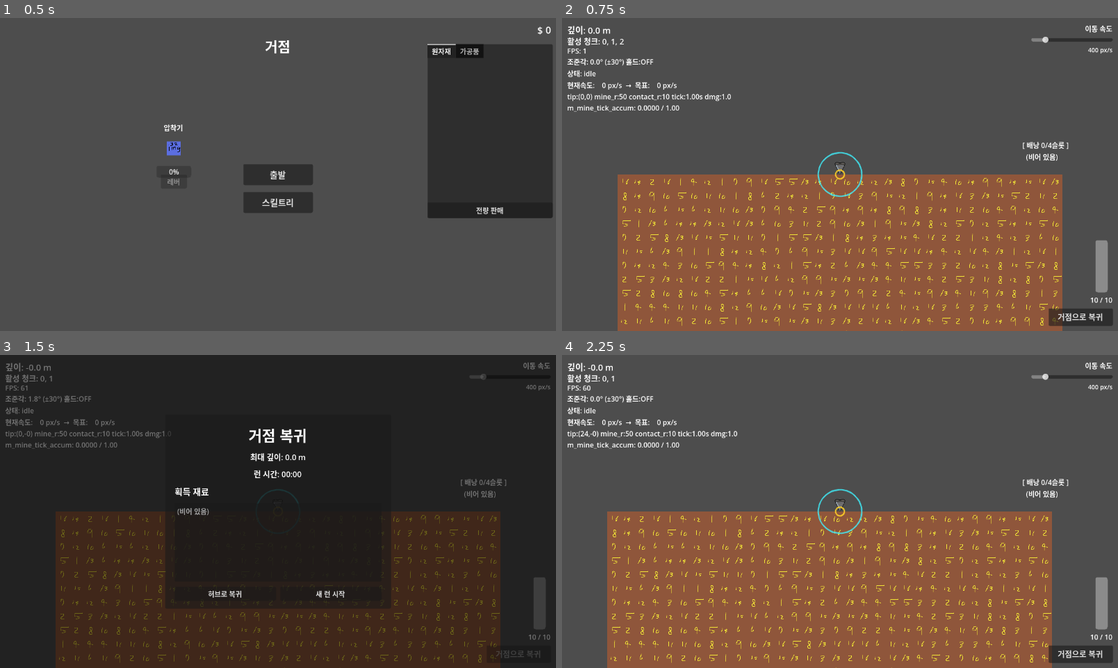
Above: before the commit, frames 1-4 (two rows, left to right).
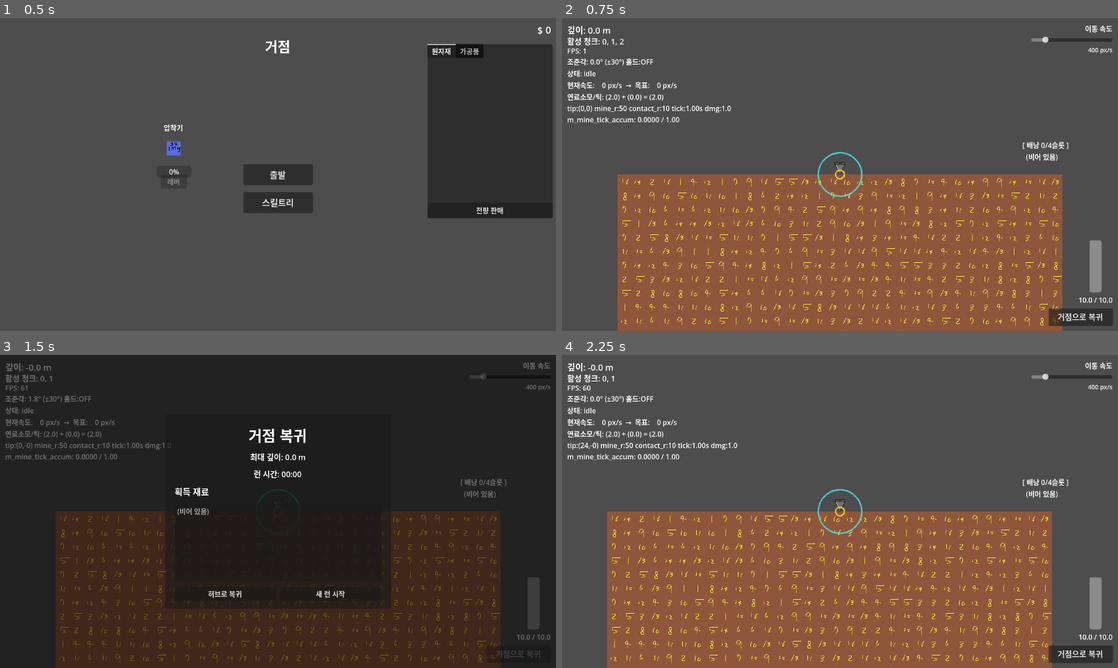
Above: after the commit, the same moments.

Repository: illwsion/Dig-Down-the-Planet
Game: Godot game, scene res://scenes/GameRoot.tscn
Same seed, same stepped clock (60 frames per second), same inputs: the game is played once before the commit and once after it. The engine's default icon, where the game draws it, is replaced by a stand-in: a white triangle on a blue panel in a dark square.
Inputs:
- Up to frame 1 (0.5 s): no input
- Up to frame 2 (0.75 s): click "출발" at 0.5 s
- Up to frame 3 (1.5 s): click "거점으로 복귀" at 1.25 s
- Up to frame 4 (2.25 s): click "새 런 시작" at 2 s

Frame 1 is identical in both runs. In frame 2, 1.2% of the frame differs, in the area x 0-99%, y 24-92%; in frame 3, 1.0%; in frame 4, 1.3%.

Commit message:
feat: 연료 스킬 추가

Diff:
--- a/resources/skills/skill_database.csv
+++ b/resources/skills/skill_database.csv
@@ -4,3 +4,5 @@
 drill_speed,드릴 속도 업그레이드,드릴의 최대 속도를 높인다.,3,1,1,,0,0,move_speed_max,2,,,,
 inventory_slot_addslot,인벤토리 슬롯 추가,인벤토리 슬롯을 늘린다,3,0,0,,0,0,inventory_slot_count,1,,,,
 inventory_slot_maxstack,인벤토리 슬롯 강화,인벤토리 슬롯당 아이템 보유량을 늘린다,3,0,0,,0,0,inventory_max_stack,1,,,,
+fuel_max,연료 최대치 증가,연료의 최대치를 늘린다.,5,0,0,,0,0,fuel_max,2,,,,
+fuel_cost,연료 소모 감소,연료의 틱당 소모량을 감소시킨다,5,0,0,,0,0,fuel_cost_per_mine_tick,-0.1,,,,
--- a/scenes/main/Main.gd
+++ b/scenes/main/Main.gd
@@ -96,6 +96,8 @@
 		parts.append(m_drill.get_status_debug_string())
 	if m_drill.has_method("get_speed_debug_string"):
 		parts.append(m_drill.get_speed_debug_string())
+	if m_drill.has_method("get_fuel_cost_debug_string"):
+		parts.append(m_drill.get_fuel_cost_debug_string())
 	if m_drill.has_method("get_mining_debug_string"):
 		parts.append(m_drill.get_mining_debug_string())
 	if parts.size() > 0:
@@ -110,7 +112,7 @@
 	var fuel: float = m_drill.fuel
 	m_fuel_bar.max_value = fuel_max
 	m_fuel_bar.value = clampf(fuel, 0.0, fuel_max)
-	m_fuel_label.text = "%d / %d" % [roundi(fuel), roundi(fuel_max)]
+	m_fuel_label.text = "%.1f / %.1f" % [fuel, fuel_max]
 	if fuel <= 0.0 and not m_run_ended:
 		_on_run_end_fuel_depleted()
 
--- a/scenes/ui/skill_tree/SkillTreeView.tscn
+++ b/scenes/ui/skill_tree/SkillTreeView.tscn
@@ -3,6 +3,7 @@
 [ext_resource type="Script" uid="uid://dpgvorahsyuf3" path="res://scripts/ui/skill_tree/SkillTreeView.gd" id="1_skilltreeview"]
 [ext_resource type="PackedScene" path="res://scenes/ui/skill_tree/SkillTooltip.tscn" id="2_skilltooltip"]
 [ext_resource type="Script" uid="uid://dh5s1l08axrgm" path="res://scripts/ui/skill_tree/SkillTreeLines.gd" id="3_skilltreelines"]
+[ext_resource type="Texture2D" uid="uid://1b8clk5kl0d2" path="res://assets/sprites/image_32.png" id="4_0tmdg"]
 [ext_resource type="Texture2D" uid="uid://34g3jgwpvq11" path="res://icon.svg" id="4_5t7pt"]
 [ext_resource type="PackedScene" path="res://scenes/ui/skill_tree/SkillNode.tscn" id="4_skillnode"]
 
@@ -32,7 +33,7 @@
 layout_mode = 0
 offset_right = 64.0
 offset_bottom = 64.0
-texture_normal = ExtResource("4_5t7pt")
+texture_normal = ExtResource("4_0tmdg")
 m_skill_id = &"drill_basic"
 
 [node name="SkillNode_DrillDamage" parent="Canvas/NodesLayer" unique_id=1158131431 instance=ExtResource("4_skillnode")]
@@ -73,5 +74,23 @@
 m_skill_id = &"inventory_slot_maxstack"
 m_prerequisite_nodes = Array[NodePath]([NodePath("../SkillNode_DrillSpeed")])
 
+[node name="SkillNode_FuelMax" parent="Canvas/NodesLayer" unique_id=2085713802 instance=ExtResource("4_skillnode")]
+layout_mode = 0
+offset_left = 200.0
+offset_right = 264.0
+offset_bottom = 64.0
+texture_normal = ExtResource("4_0tmdg")
+m_skill_id = &"fuel_max"
+m_prerequisite_nodes = Array[NodePath]([NodePath("../SkillNode_DrillDamage")])
+
+[node name="SkillNode_FuelCost" parent="Canvas/NodesLayer" unique_id=2010880214 instance=ExtResource("4_skillnode")]
+layout_mode = 0
+offset_left = 300.0
+offset_right = 364.0
+offset_bottom = 64.0
+texture_normal = ExtResource("4_0tmdg")
+m_skill_id = &"fuel_cost"
+m_prerequisite_nodes = Array[NodePath]([NodePath("../SkillNode_FuelMax")])
+
 [node name="Tooltip" parent="." unique_id=1328838739 instance=ExtResource("2_skilltooltip")]
 layout_mode = 0
--- a/scripts/player/Drill.gd
+++ b/scripts/player/Drill.gd
@@ -170,10 +170,20 @@
 
 
 func _compute_fuel_cost_for_tick() -> float:
-	var cost_base: float = StatSystem.get_final(&"fuel_cost_per_mine_tick")
+	var parts := _get_fuel_cost_parts()
+	return parts["total"]
+
+
+func _get_fuel_cost_parts() -> Dictionary:
+	var base: float = StatSystem.get_final(&"fuel_cost_per_mine_tick")
 	var depth_m: float = get_tip_global_position().y / TILE_SIZE_PX
-	var cost_depth: float = FuelDepthCost.get_additive(depth_m)
-	return maxf(cost_base + cost_depth, 0.0)
+	var depth: float = FuelDepthCost.get_additive(depth_m)
+	var total: float = maxf(base + depth, 0.0)
+	return {
+		"base": base,
+		"depth": depth,
+		"total": total,
+	}
 
 
 func _process_mining_tick(delta: float) -> void:
@@ -258,6 +268,11 @@
 	return "현재속도: %4.0f px/s  →  목표: %4.0f px/s" % [m_current_speed, m_target_speed]
 
 
+func get_fuel_cost_debug_string() -> String:
+	var parts := _get_fuel_cost_parts()
+	return "연료소모/틱: (%.1f) + (%.1f) = (%.1f)" % [parts["base"], parts["depth"], parts["total"]]
+
+
 func get_status_debug_string() -> String:
 	match drill_status:
 		DrillStatus.IDLE:
